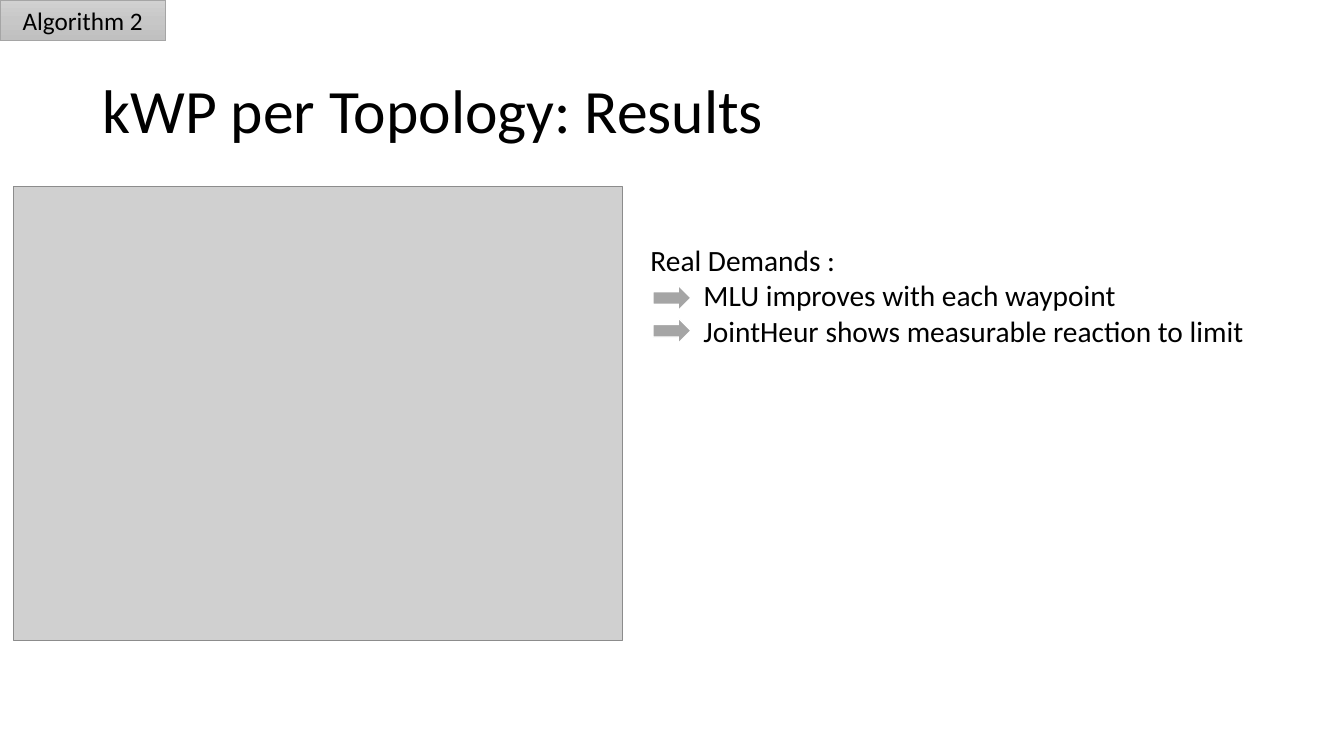
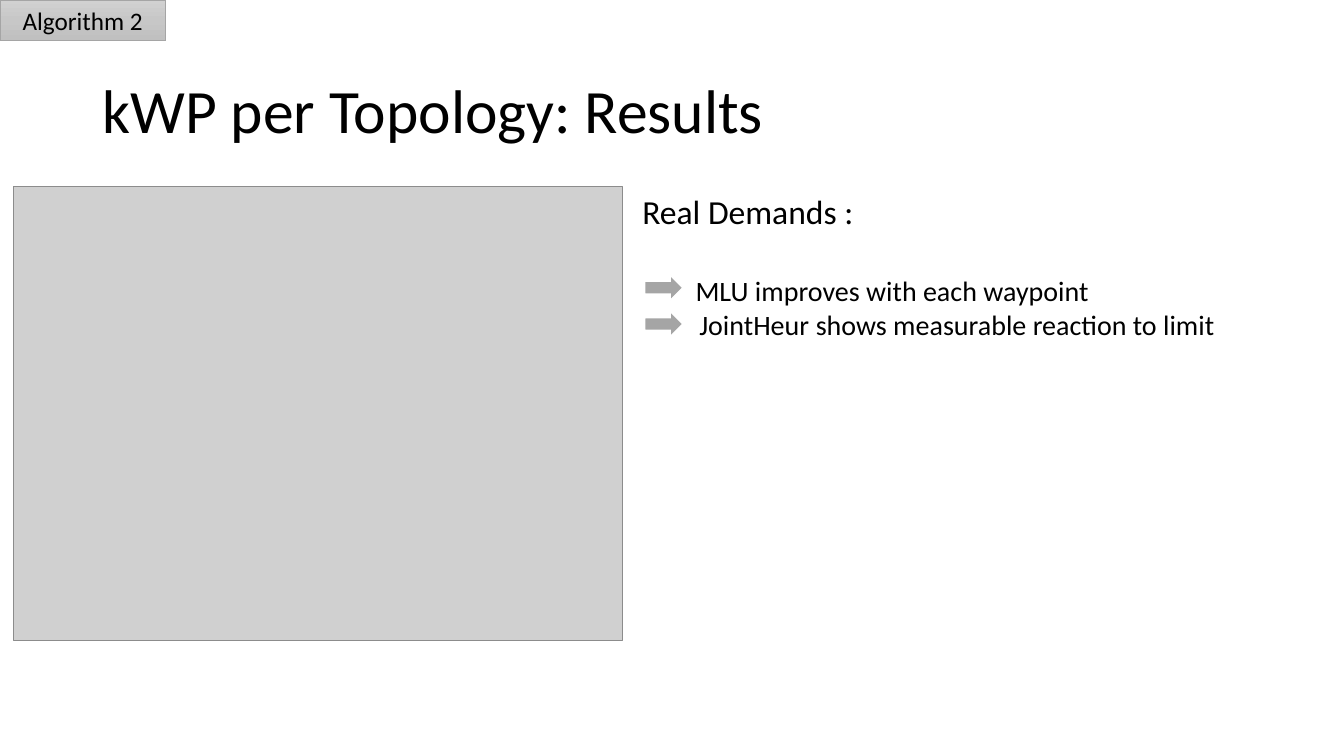
Before and after one commit to gajanns/Fachprojekt_Code, a slide deck: slide 16 of Presentation/Fachprojekt_Presentation1_Final.pptx. Drawn at 1344x756 pixels with LibreOffice and Linux fonts; fonts in the diff are those of the drawing; grey boxes stand for pictures; background and template pictures are left out. Boxes give left, top, right and bottom in pixels: in the first picture for what was removed or moved away, otherwise in the second. Text is boxed around its words. In the diff, an @@ line names an element or a change of style, - is before the commit and + after.

```diff
--- a/Presentation/Fachprojekt_Presentation1_Final.pptx
+++ b/Presentation/Fachprojekt_Presentation1_Final.pptx
@@ text "Real Demands :": place and size @@
-text "Real Demands :" at bbox=[650, 250, 1243, 343]
+text "Real Demands :" at bbox=[642, 200, 1214, 336]
@@ text "Real Demands :" at bbox=[642, 200, 1214, 336]: size 21 to 24 pt in "Real Demands :"; size 21 to 20 pt in "MLU improves with each waypoint", "JointHeur shows measurable reaction to limit" @@
@@ right arrow: place and size @@
-right arrow at bbox=[653, 285, 692, 311]
+right arrow at bbox=[645, 275, 684, 300]
@@ right arrow: place and size @@
-right arrow at bbox=[653, 318, 692, 343]
+right arrow at bbox=[645, 312, 684, 337]
```
Also in this commit, not shown: 5 other slides changed.
